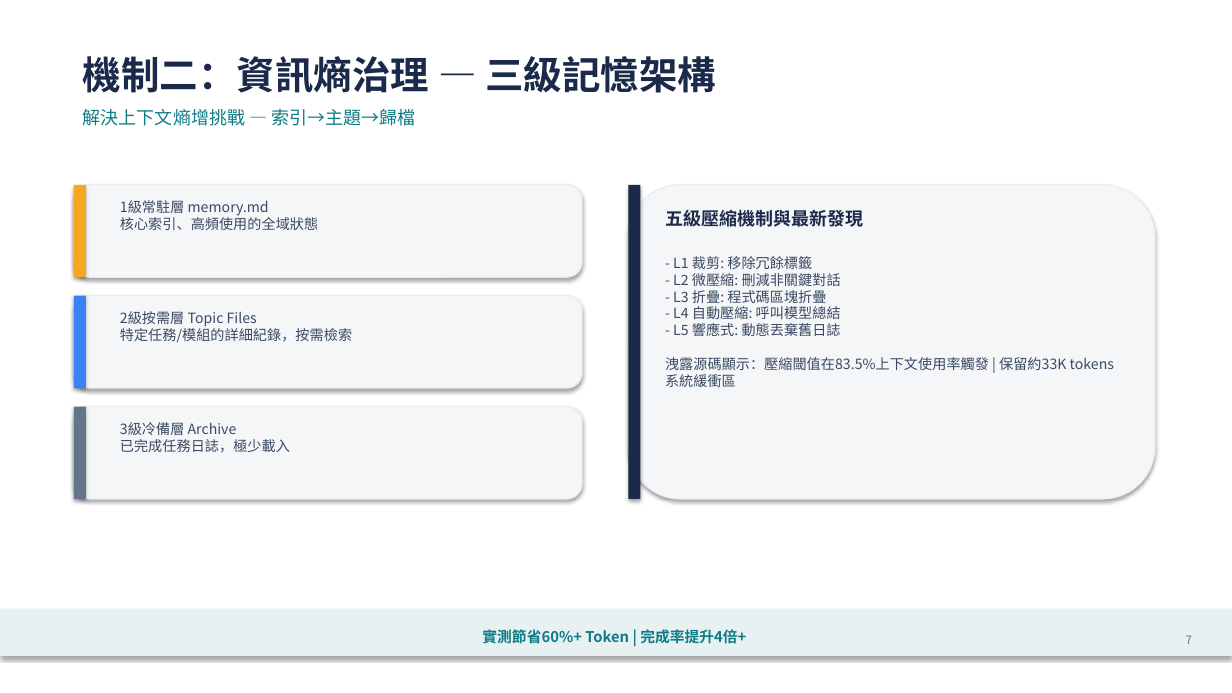
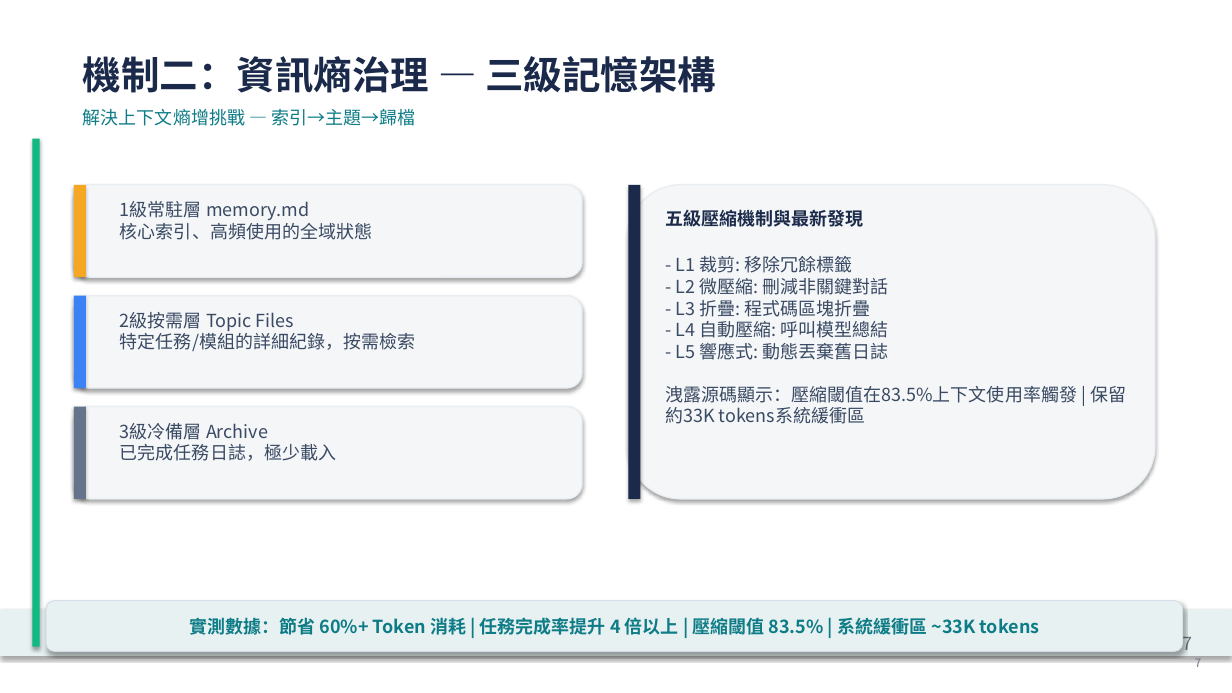
Before and after one commit to eddyzaeros-ops/ai-agent-harness-architecture, a slide deck: slide 7 of 智能體駕馭工程_Claude_Code簡報.pptx. Drawn at 1232x693 pixels with LibreOffice and Linux fonts; fonts in the diff are those of the drawing. Boxes give left, top, right and bottom in pixels: in the first picture for what was removed or moved away, otherwise in the second. Text is boxed around its words. In the diff, an @@ line names an element or a change of style, - is before the commit and + after.

Commit message:
chore: upgrade PPTX body font size to 14pt and sync updated docs

```diff
--- a/智能體駕馭工程_Claude_Code簡報.pptx
+++ b/智能體駕馭工程_Claude_Code簡報.pptx
@@ rectangle added at (32, 139, 40, 647), fill #10B981 @@
@@ size 11 to 14 pt in 4 elements at (120, 201, 372, 240), (120, 312, 415, 351), (120, 423, 336, 461), (665, 256, 1126, 424) @@
@@ text "實測節省60%+ Token | 完成率提升4倍+" at (454, 627, 775, 638): size 11.5 to 14 pt @@
@@ rounded rectangle added at (46, 601, 1183, 652), fill #E7F1F2, outline #D8DEE7 0.75 pt, 14 pt, text #0E7C86, bold @@
+實測數據：節省 60%+ Token 消耗 | 任務完成率提升 4 倍以上 | 壓縮閾值 83.5% | 系統緩衝區 ~33K tokens
@@ text "7" at (1182, 636, 1192, 650): size 9 to 14 pt @@
@@ text added at (1195, 656, 1201, 667), 9 pt, text #6B7280 @@
+7
```
Also in this commit, not shown: 14 other slides changed, 4 other files.
